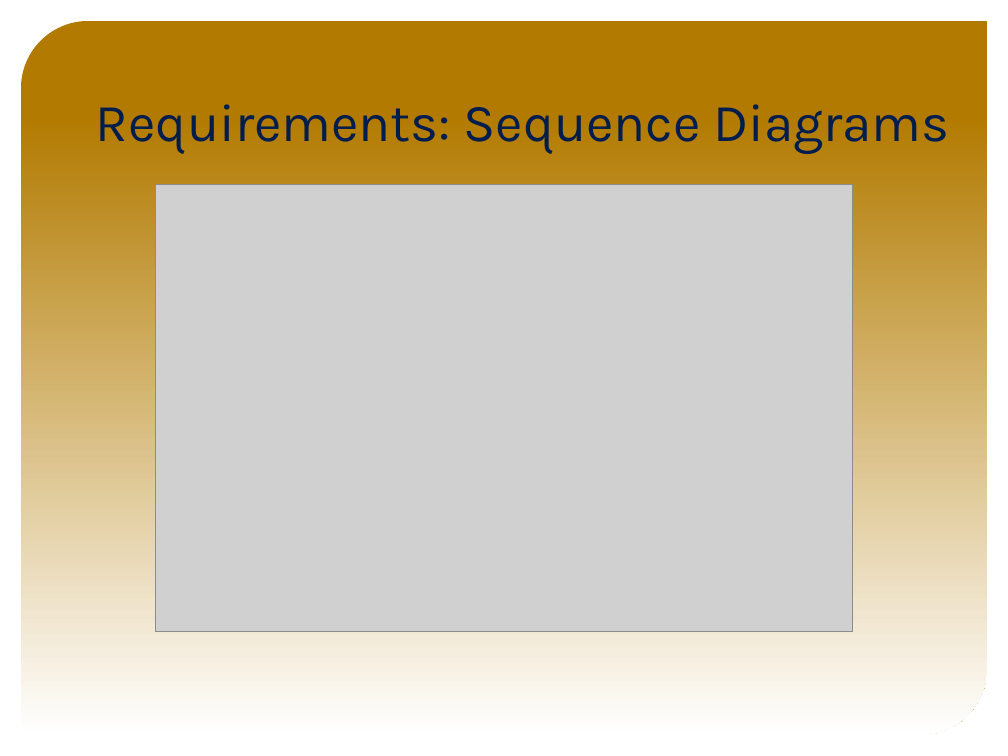
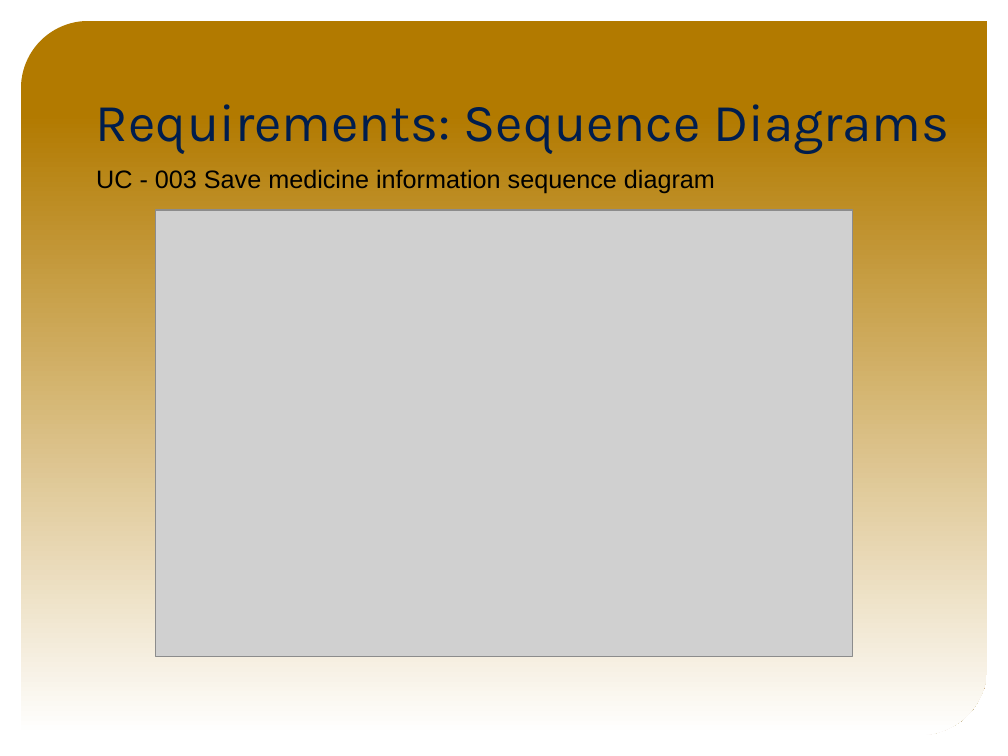
Before and after one commit to FIU-SCIS-Senior-Projects/Medzmate, a slide deck: slide 8 of Presentation Slides/pedro-montero-finalpresentation.pptx (slide 9 before the commit). Drawn at 1008x756 pixels with LibreOffice and Linux fonts; fonts in the diff are those of the drawing; grey boxes stand for pictures; background and template pictures are left out. Boxes give left, top, right and bottom in pixels: in the first picture for what was removed or moved away, otherwise in the second. Text is boxed around its words. In the diff, an @@ line names an element or a change of style, - is before the commit and + after.

```diff
--- a/Presentation Slides/pedro-montero-finalpresentation.pptx
+++ b/Presentation Slides/pedro-montero-finalpresentation.pptx
@@ text added at (96, 169, 715, 194), 18 pt, text #000000 @@
+UC - 003 Save medicine information sequence diagram
@@ picture: place and size @@
-picture at (155, 184, 853, 631)
+picture at (155, 210, 853, 656)
```
Also in this commit, not shown: 6 other slides changed, 2 slides added, 1 slide removed, 1 other file.
